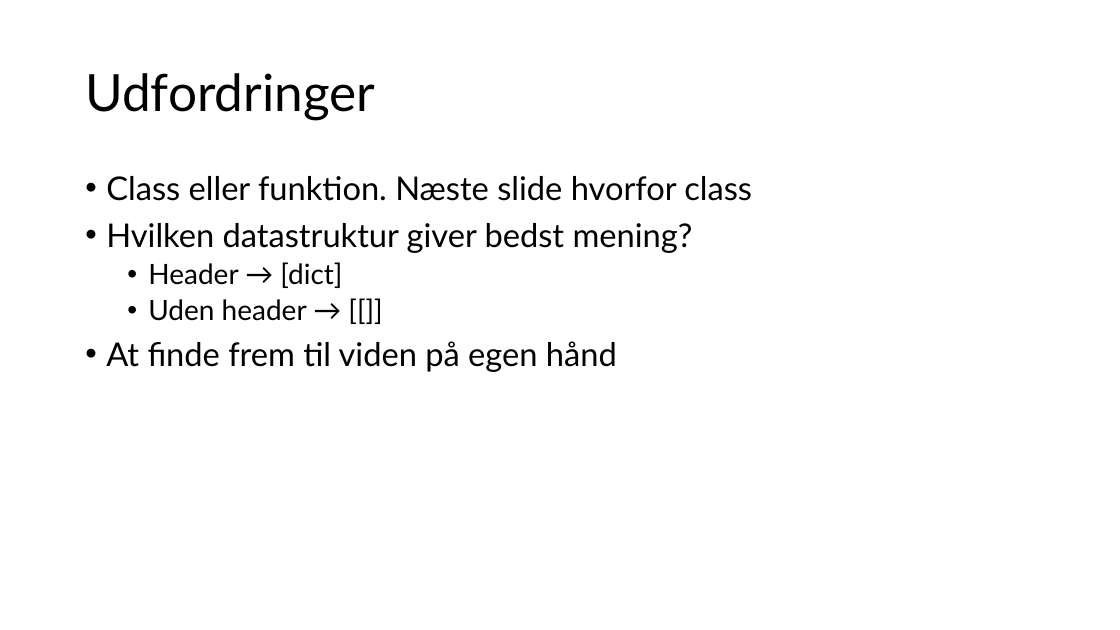
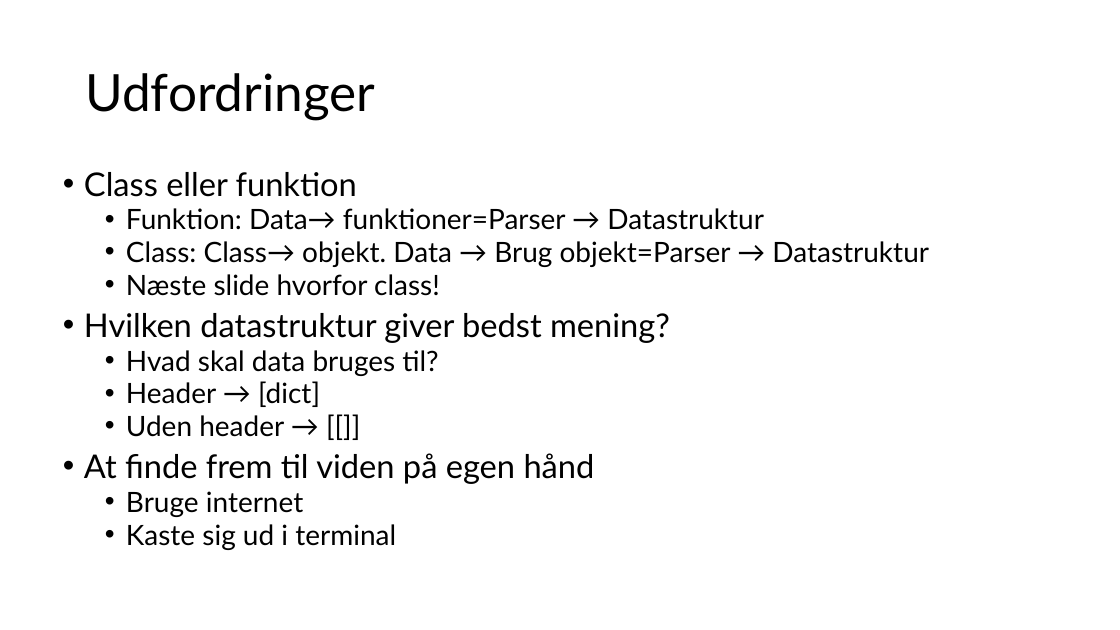
Before and after one commit to viktorbilde-debug/parser-opgaven, a slide deck: slide 4 of Parseropgave.pptx. Drawn at 1120x630 pixels with LibreOffice and Linux fonts; fonts in the diff are those of the drawing. Boxes give left, top, right and bottom in pixels: in the first picture for what was removed or moved away, otherwise in the second. Text is boxed around its words. In the diff, an @@ line names an element or a change of style, - is before the commit and + after.

```diff
--- a/Parseropgave.pptx
+++ b/Parseropgave.pptx
@@ text "Class eller funktion": place and size @@
-text "Class eller funktion" at (106,176,752,372)
+text "Class eller funktion" at (84,172,929,550)
@@ text at (84,172,929,296): text changed; size 28 to 24 pt @@
-• Class eller funktion. Næste slide hvorfor class
+• Class eller funktion
+  • Funktion: Data→ funktioner=Parser → Datastruktur
+  • Class: Class→ objekt. Data → Brug objekt=Parser → Datastruktur
+  • Næste slide hvorfor class!
@@ text at (84,313,670,484): line spacing 0.9 to 0.8 @@
@@ text at (126,350,438,376): paragraph added @@
+  • Hvad skal data bruges til?
@@ text at (126,491,396,550): paragraphs added @@
+  • Bruge internet
+  • Kaste sig ud i terminal
```
Also in this commit, not shown: 4 other slides changed, 4 other files.
